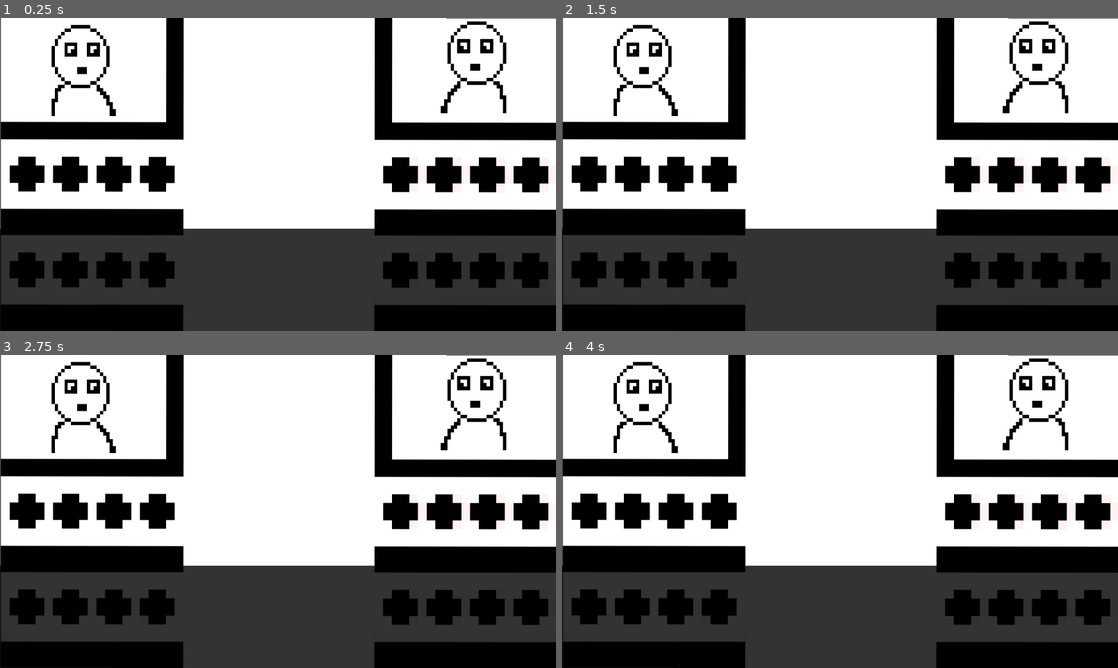
Above: before the commit, frames 1-4 (two rows, left to right).
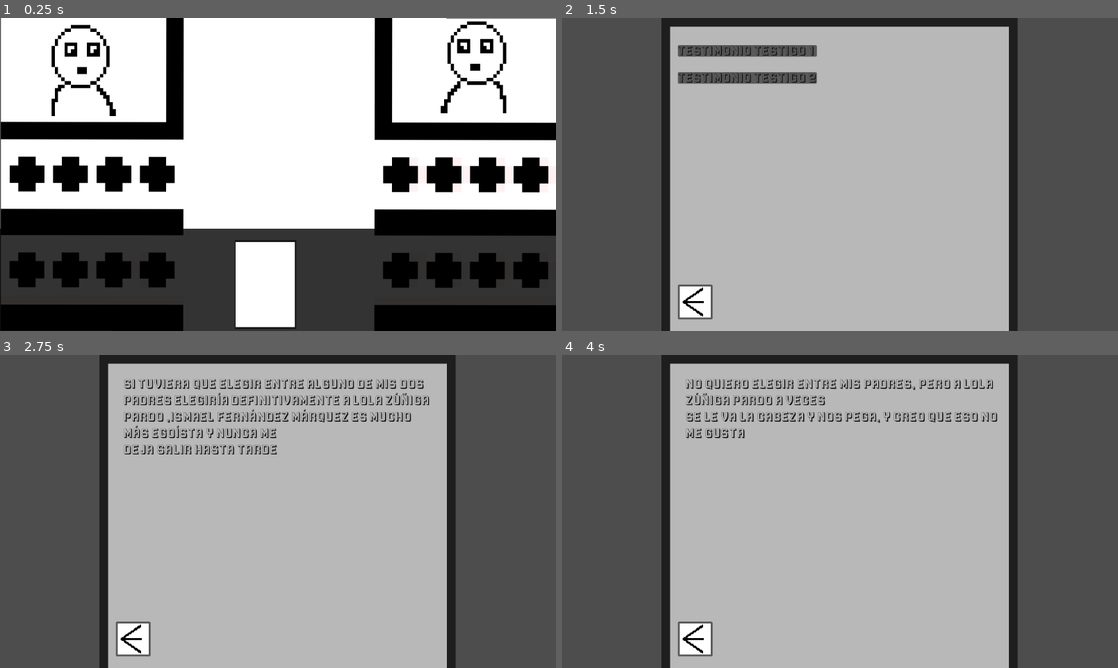
Above: after the commit, the same moments.

Repository: Gonfer73/Corruption
Game: Godot game, scene res://main/main.tscn
Two runs of this game, one before a commit and one after it. Both use one fixed random seed, a clock stepped at 60 frames per second and the inputs below.
Inputs (mouse positions are in pixels of both pictures, inside the frame that each line leads up to):
- Up to frame 1 (0.25 s): no input
- Up to frame 2 (1.5 s): click (828, 284) at 0.52 s; click (706, 208) at 1.27 s
- Up to frame 3 (2.75 s): click (183, 386) at 2.02 s
- Up to frame 4 (4 s): click (695, 639) at 2.77 s; click (745, 414) at 3.52 s

The runs differ from the first frame. In frame 1, 3.1% of the frame differs, in the area x 42-54%, y 71-100%; in frame 2, 99%, in the area x 0-100%, y 0-100%; in frame 3, 99%; in frame 4, 99%.

Commit message:
Mejorada la ficha de caso, dejándola casi terminada

Diff:
--- a/corruption/case_01/case_01.tscn
+++ b/corruption/case_01/case_01.tscn
@@ -274,6 +274,15 @@
 offset_right = 416.0
 offset_bottom = 24.0
 
+[node name="label_22" type="Label" parent="Paper05" unique_id=1943136062]
+offset_left = -328.0
+offset_top = -184.0
+offset_right = 328.0
+offset_bottom = -51.0
+text = "Colegio de los menores en Avenida de la paz, 76009, 22"
+label_settings = SubResource("LabelSettings_15q6v")
+autowrap_mode = 3
+
 [node name="back_bt_05" type="Button" parent="Paper05" unique_id=502493186]
 offset_left = -344.0
 offset_top = 192.0
@@ -293,7 +302,7 @@
 offset_bottom = 264.0
 icon = ExtResource("4_nqufs")
 
-[node name="label_22" type="Label" parent="Paper06" unique_id=1557514545]
+[node name="label_23" type="Label" parent="Paper06" unique_id=1557514545]
 offset_left = -328.0
 offset_top = -312.0
 offset_right = 328.0
@@ -319,17 +328,71 @@
 offset_bottom = 264.0
 icon = ExtResource("4_nqufs")
 
-[node name="label_23" type="Label" parent="Paper07" unique_id=822724446]
-offset_left = -328.0
-offset_top = -312.0
-offset_right = 328.0
-offset_bottom = -179.0
-text = "SUELDO: 35446'84 € anuales
-Puesto: Ingenierio Informático de subredes directivo
-Empresa: PH Inc.
-Permanencia durante 3 años en el puesto actual
-Sin posibilidad de vacaciones
-Teletrabajo disponible"
+[node name="label_24" type="Label" parent="Paper07" unique_id=822724446]
+offset_left = -328.0
+offset_top = -312.0
+offset_right = 328.0
+offset_bottom = -179.0
+text = "Domicilio en C/ Blas Infante, 76009,  34, 3ºA
+	Última valoración del inmueble en 320.00'00 €
+
+Garaje en C/ Blas Infante, 76009, 34,
+	Última valoración del inmueble en 20.00'00 €
+
+"
+label_settings = SubResource("LabelSettings_15q6v")
+autowrap_mode = 3
+
+[node name="Paper08" type="Sprite2D" parent="." unique_id=1046544925]
+visible = false
+position = Vector2(584, 360)
+texture = ExtResource("2_nqufs")
+
+[node name="back_bt_08" type="Button" parent="Paper08" unique_id=1412441201]
+offset_left = -344.0
+offset_top = 192.0
+offset_right = -272.0
+offset_bottom = 264.0
+icon = ExtResource("4_nqufs")
+
+[node name="label_25" type="Label" parent="Paper08" unique_id=493130129]
+offset_left = -328.0
+offset_top = -312.0
+offset_right = 328.0
+offset_bottom = -179.0
+text = "SUELDO: 29454'44 € anuales
+Puesto: Cajero
+Empresa: Triangletrois SA
+Permanencia durante 12 años en el puesto actual
+34 días de vacaciones
+Teletrabajo no disponible"
+label_settings = SubResource("LabelSettings_15q6v")
+autowrap_mode = 3
+
+[node name="Paper09" type="Sprite2D" parent="." unique_id=296123914]
+visible = false
+position = Vector2(584, 360)
+texture = ExtResource("2_nqufs")
+
+[node name="back_bt_09" type="Button" parent="Paper09" unique_id=1809836838]
+offset_left = -344.0
+offset_top = 192.0
+offset_right = -272.0
+offset_bottom = 264.0
+icon = ExtResource("4_nqufs")
+
+[node name="label_26" type="Label" parent="Paper09" unique_id=105402659]
+offset_left = -328.0
+offset_top = -312.0
+offset_right = 328.0
+offset_bottom = -179.0
+text = "Domicilio en C/ Blas Infante, 76009,  34, 3ºA
+	Última valoración del inmueble en 320.00'00 €
+
+Garaje en C/ Blas Infante, 76009, 34,
+	Última valoración del inmueble en 20.00'00 €
+
+"
 label_settings = SubResource("LabelSettings_15q6v")
 autowrap_mode = 3
 
@@ -341,6 +404,12 @@
 [connection signal="pressed" from="Paper02/back_bt_02" to="." method="_on_back_bt_02_pressed"]
 [connection signal="pressed" from="Paper03/back_bt_03" to="." method="_on_back_bt_03_pressed"]
 [connection signal="pressed" from="Paper04/back_bt_04" to="." method="_on_back_bt_04_pressed"]
+[connection signal="pressed" from="Paper05/label_18/label_18_bt" to="." method="_on_label_18_bt_pressed"]
+[connection signal="pressed" from="Paper05/label_19/label_19_bt" to="." method="_on_label_19_bt_pressed"]
+[connection signal="pressed" from="Paper05/label_20/label_20_bt" to="." method="_on_label_20_bt_pressed"]
+[connection signal="pressed" from="Paper05/label_21/label_21_bt" to="." method="_on_label_21_bt_pressed"]
 [connection signal="pressed" from="Paper05/back_bt_05" to="." method="_on_back_bt_05_pressed"]
 [connection signal="pressed" from="Paper06/back_bt_06" to="." method="_on_back_bt_06_pressed"]
 [connection signal="pressed" from="Paper07/back_bt_07" to="." method="_on_back_bt_07_pressed"]
+[connection signal="pressed" from="Paper08/back_bt_08" to="." method="_on_back_bt_08_pressed"]
+[connection signal="pressed" from="Paper09/back_bt_09" to="." method="_on_back_bt_09_pressed"]
--- a/corruption/case_01/scripts/case_01.gd
+++ b/corruption/case_01/scripts/case_01.gd
@@ -10,42 +10,67 @@
 #nombres y apellidos disponibles para los personajes
 
 func _ready():
-	$Paper02.hide()
+	$Paper01.show()
+	$Paper02.hide()
+	$Paper03.hide()
+	$Paper04.hide()
+	$Paper05.hide()
+	$Paper06.hide()
+	$Paper07.hide()
+	$Paper08.hide()
+	$Paper09.hide()
+	#se asegura de que todos los papeles se ocultan menos el principal "la hoja del caso"
+
 	randomize()
 	masculino_0 = randi_range(0, 1)
 	masculino_1 =  randi_range(0, 1)
+	#elige el género de las partes aleatoriamente
+
 	$Paper01/label_06.text = str(randi_range(18, 60)) + " " + "Años"
 	$Paper01/label_07.text = str(randi_range(18, 60)) + " " + "Años"
+	#escoge aleatoriamente la edad de las parte
+
 	if masculino_0 == 0:
 		$Paper01/label_08.text = "Mujer"
 		nombre_0 = nombres_f.pick_random() + " " + apellidos.pick_random() + " " + apellidos.pick_random()
 		print(nombre_0)
 		$Paper01/label_03.text = nombre_0
+	#si el denunciado es decidido como mujer entonces elige un nombre aleatorio gracias a las listas provistas
+
 	elif masculino_0 == 1:
 		$Paper01/label_08.text = "Hombre"
 		nombre_0 = nombres_m.pick_random() + " " + apellidos.pick_random() + " " + apellidos.pick_random()
 		print(nombre_0)
 		$Paper01/label_03.text = nombre_0
+	#si el denunciado es decidido como hombre entonces elige un nombre aleatorio gracias a las listas provistas
+
 	if masculino_1 == 0:
 		$Paper01/label_09.text = "Mujer"
 		nombre_1 = nombres_f.pick_random() + " " + apellidos.pick_random() + " " + apellidos.pick_random()
 		print(nombre_1)
 		$Paper01/label_05.text = nombre_1
+	#si el denunciante es decidido como mujer entonces elige un nombre aleatorio gracias a las listas provistas
+
 	elif masculino_1 == 1:
 		$Paper01/label_09.text = "Hombre"
 		nombre_1 = nombres_m.pick_random() + " " + apellidos.pick_random() + " " + apellidos.pick_random()
 		print(nombre_1)
 		$Paper01/label_05.text = nombre_1
+	#si el denunciante es decidido como hombre entonces elige un nombre aleatorio gracias a las listas provistas
+
 	$Paper03/label_15.text = "Si tuviera que elegir entre alguno de mis dos
 	padres elegiría definitivamente a " + nombre_1 + " ," + nombre_0 + " es mucho más egoísta y nunca me
 	deja salir hasta tarde"
+	#testimonio I, personalizado con el nombre de las partes
+
 	$Paper04/label_16.text = "No quiero elegir entre mis padres, pero a " + nombre_1 + " a veces
 	se le va la cabeza y nos pega, y creo que eso no me gusta"
-
+	#testimonio II, personalizado con el nombre de las partes
 
 
 
 func _on_label_10_bt_pressed() -> void:
+	#lleva al papel de testimonios
 	$Paper01.hide()
 	$Paper02.show()
 	$Paper03.hide()
@@ -53,17 +78,23 @@
 	$Paper05.hide()
 	$Paper06.hide()
 	$Paper07.hide()
+	$Paper08.hide()
+	$Paper09.hide()
 
 func _on_label_11_bt_pressed() -> void:
-	$Paper01.hide()
-	$Paper02.hide()
-	$Paper03.hide()
-	$Paper04.hide()
-	$Paper05.show()
-	$Paper06.hide()
-	$Paper07.hide()
+	#lleva al papel de pruebas
+	$Paper01.hide()
+	$Paper02.hide()
+	$Paper03.hide()
+	$Paper04.hide()
+	$Paper05.show()
+	$Paper06.hide()
+	$Paper07.hide()
+	$Paper08.hide()
+	$Paper09.hide()
 
 func _on_label_13_bt_pressed() -> void:
+	#lleva al papel de testimonio I
 	$Paper01.hide()
 	$Paper02.hide()
 	$Paper03.show()
@@ -71,8 +102,11 @@
 	$Paper05.hide()
 	$Paper06.hide()
 	$Paper07.hide()
+	$Paper08.hide()
+	$Paper09.hide()
 
 func _on_label_14_bt_pressed() -> void:
+	#lleva al papel de testimonio II
 	$Paper01.hide()
 	$Paper02.hide()
 	$Paper03.hide()
@@ -80,11 +114,15 @@
 	$Paper05.hide()
 	$Paper06.hide()
 	$Paper07.hide()
+	$Paper08.hide()
+	$Paper09.hide()
 
 func _on_back_bt_01_pressed() -> void:
+	#devuelve a la vista del juzgado desde la ficha de caso
 	get_tree().change_scene_to_file("res://main/main.tscn")
 
 func _on_back_bt_02_pressed() -> void:
+	#devuelve a la ficha de caso
 	$Paper01.show()
 	$Paper02.hide()
 	$Paper03.hide()
@@ -92,8 +130,11 @@
 	$Paper05.hide()
 	$Paper06.hide()
 	$Paper07.hide()
+	$Paper08.hide()
+	$Paper09.hide()
 
 func _on_back_bt_03_pressed() -> void:
+	#devuelve al papel de testimonios
 	$Paper01.hide()
 	$Paper02.show()
 	$Paper03.hide()
@@ -101,8 +142,11 @@
 	$Paper05.hide()
 	$Paper06.hide()
 	$Paper07.hide()
+	$Paper08.hide()
+	$Paper09.hide()
 
 func _on_back_bt_04_pressed() -> void:
+	#devuelve al papel de testimonios
 	$Paper01.hide()
 	$Paper02.show()
 	$Paper03.hide()
@@ -110,8 +154,11 @@
 	$Paper05.hide()
 	$Paper06.hide()
 	$Paper07.hide()
+	$Paper08.hide()
+	$Paper09.hide()
 
 func _on_back_bt_05_pressed() -> void:
+	#devuelve a la ficha de caso
 	$Paper01.show()
 	$Paper02.hide()
 	$Paper03.hide()
@@ -119,8 +166,35 @@
 	$Paper05.hide()
 	$Paper06.hide()
 	$Paper07.hide()
+	$Paper08.hide()
+	$Paper09.hide()
 
 func _on_back_bt_06_pressed() -> void:
+	#devuelve al papel de pruebas
+	$Paper01.hide()
+	$Paper02.hide()
+	$Paper03.hide()
+	$Paper04.hide()
+	$Paper05.show()
+	$Paper06.hide()
+	$Paper07.hide()
+	$Paper08.hide()
+	$Paper09.hide()
+
+func _on_back_bt_07_pressed() -> void:
+	#devuelve al papel de pruebas
+	$Paper01.hide()
+	$Paper02.hide()
+	$Paper03.hide()
+	$Paper04.hide()
+	$Paper05.show()
+	$Paper06.hide()
+	$Paper07.hide()
+	$Paper08.hide()
+	$Paper09.hide()
+
+func _on_label_18_bt_pressed() -> void:
+	#lleva a la nómina del denunciado
 	$Paper01.hide()
 	$Paper02.hide()
 	$Paper03.hide()
@@ -128,12 +202,67 @@
 	$Paper05.hide()
 	$Paper06.show()
 	$Paper07.hide()
-
-func _on_back_bt_07_pressed() -> void:
-	$Paper01.hide()
-	$Paper02.hide()
-	$Paper03.hide()
-	$Paper04.hide()
-	$Paper05.hide()
-	$Paper06.hide()
-	$Paper07.hide()
+	$Paper08.hide()
+	$Paper09.hide()
+
+func _on_label_19_bt_pressed() -> void:
+	#lleva a las propiedades del denunciado
+	$Paper01.hide()
+	$Paper02.hide()
+	$Paper03.hide()
+	$Paper04.hide()
+	$Paper05.hide()
+	$Paper06.hide()
+	$Paper07.show()
+	$Paper08.hide()
+	$Paper09.hide()
+
+func _on_back_bt_08_pressed() -> void:
+	#devuelve al papel de pruebas
+	$Paper01.hide()
+	$Paper02.hide()
+	$Paper03.hide()
+	$Paper04.hide()
+	$Paper05.show()
+	$Paper06.hide()
+	$Paper07.hide()
+	$Paper08.hide()
+	$Paper09.hide()
+
+func _on_label_20_bt_pressed() -> void:
+	#lleva al papel con la nómina del denunciante
+	$Paper01.hide()
+	$Paper02.hide()
+	$Paper03.hide()
+	$Paper04.hide()
+	$Paper05.hide()
+	$Paper06.hide()
+	$Paper07.hide()
+	$Paper08.show()
+	$Paper09.hide()
+
+
+func _on_label_21_bt_pressed() -> void:
+	#lleva al papel con las propiedades del denunciante
+	$Paper01.hide()
+	$Paper02.hide()
+	$Paper03.hide()
+	$Paper04.hide()
+	$Paper05.hide()
+	$Paper06.hide()
+	$Paper07.hide()
+	$Paper08.hide()
+	$Paper09.show()
+
+
+func _on_back_bt_09_pressed() -> void:
+	#devuelve al papel de pruebas
+	$Paper01.hide()
+	$Paper02.hide()
+	$Paper03.hide()
+	$Paper04.hide()
+	$Paper05.show()
+	$Paper06.hide()
+	$Paper07.hide()
+	$Paper08.hide()
+	$Paper09.hide()
--- a/corruption/main/main.tscn
+++ b/corruption/main/main.tscn
@@ -1,27 +1,55 @@
 [gd_scene format=3 uid="uid://bugr3jca4wli0"]
 
+[ext_resource type="Script" uid="uid://ug2w32w4k7jl" path="res://main/scripts/main.gd" id="1_3wy1v"]
 [ext_resource type="Texture2D" uid="uid://d3ejq3i4x3cp2" path="res://main/sprites/back_001.png" id="1_53q0u"]
 [ext_resource type="Texture2D" uid="uid://daou3tqoxubob" path="res://main/sprites/character_01.png" id="2_xwkvk"]
 [ext_resource type="Texture2D" uid="uid://8sxilrv274dr" path="res://main/sprites/back_002.png" id="3_c651c"]
+[ext_resource type="Texture2D" uid="uid://c1k2osqd42lds" path="res://case_01/sprites/paper_01.png" id="4_c651c"]
+
+[sub_resource type="StyleBoxFlat" id="StyleBoxFlat_15q6v"]
+bg_color = Color(1, 1, 1, 1)
+
+[sub_resource type="StyleBoxFlat" id="StyleBoxFlat_3wy1v"]
+bg_color = Color(1, 1, 1, 1)
+
+[sub_resource type="StyleBoxFlat" id="StyleBoxFlat_kfbq2"]
+bg_color = Color(1, 1, 1, 1)
 
 [node name="main" type="Node2D" unique_id=703750880]
+script = ExtResource("1_3wy1v")
 
-[node name="Back001" type="Sprite2D" parent="." unique_id=101725299]
+[node name="back_01" type="Sprite2D" parent="." unique_id=101725299]
 position = Vector2(578, 324)
 rotation = 3.1430352
 texture = ExtResource("1_53q0u")
 
-[node name="Character01" type="Sprite2D" parent="." unique_id=1621624015]
+[node name="character_01" type="Sprite2D" parent="." unique_id=1621624015]
 position = Vector2(167, 87)
 scale = Vector2(0.3698701, 0.40314952)
 texture = ExtResource("2_xwkvk")
 flip_h = true
 
-[node name="Character02" type="Sprite2D" parent="." unique_id=217363621]
+[node name="character_02" type="Sprite2D" parent="." unique_id=217363621]
 position = Vector2(987.99994, 80)
 scale = Vector2(0.3769254, 0.406156)
 texture = ExtResource("2_xwkvk")
 
-[node name="Back002" type="Sprite2D" parent="." unique_id=767982283]
+[node name="back_02" type="Sprite2D" parent="." unique_id=767982283]
 position = Vector2(696, 544)
 texture = ExtResource("3_c651c")
+
+[node name="guide_01" type="Sprite2D" parent="." unique_id=72836804]
+position = Vector2(551.99994, 552.00006)
+scale = Vector2(0.17283951, 0.25555563)
+texture = ExtResource("4_c651c")
+
+[node name="guide_01_bt" type="Button" parent="guide_01" unique_id=609418233]
+offset_left = -370.28528
+offset_top = -344.34793
+offset_right = 341.35754
+offset_bottom = 344.3475
+theme_override_styles/normal = SubResource("StyleBoxFlat_15q6v")
+theme_override_styles/pressed = SubResource("StyleBoxFlat_3wy1v")
+theme_override_styles/hover = SubResource("StyleBoxFlat_kfbq2")
+
+[connection signal="pressed" from="guide_01/guide_01_bt" to="." method="_on_guide_01_bt_pressed"]
--- /dev/null
+++ b/corruption/main/scripts/main.gd
@@ -0,0 +1,7 @@
+extends Node2D
+
+
+
+
+func _on_guide_01_bt_pressed() -> void:
+	get_tree().change_scene_to_file("res://case_01/case_01.tscn")
Not shown, added: corruption/main/scripts/main.gd.uid
